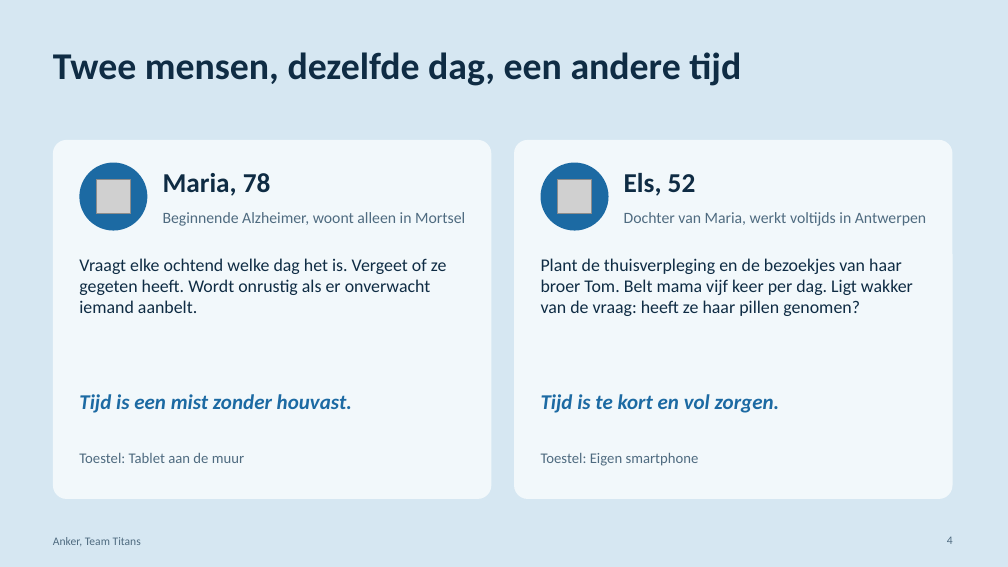
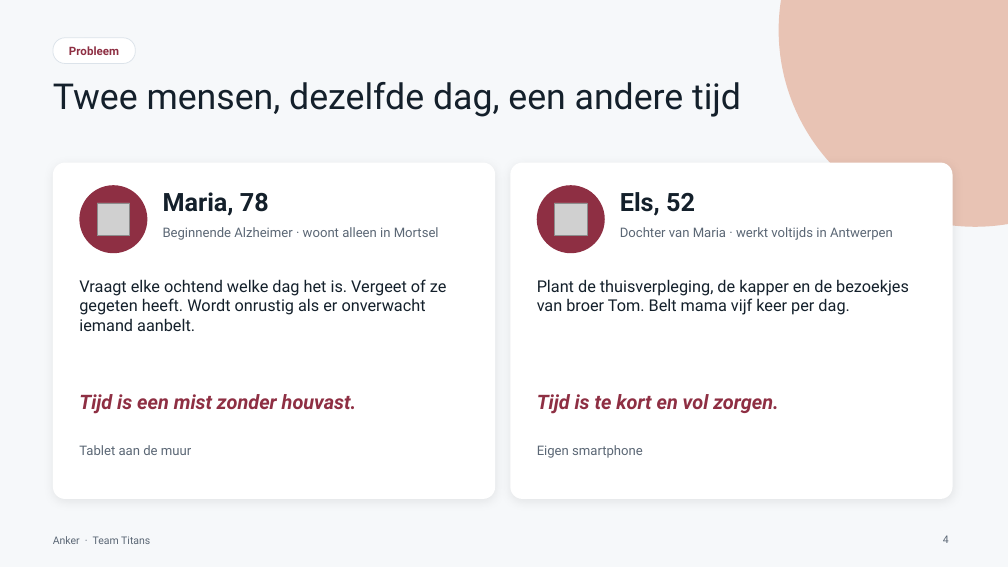
Before and after one commit to sergiuNE/Titans---Hack_The_Future, a slide deck: slide 4 of Documentation/Anker-pitch.pptx. Drawn at 1008x567 pixels with LibreOffice and Linux fonts; fonts in the diff are those of the drawing; grey boxes stand for pictures. Boxes give left, top, right and bottom in pixels: in the first picture for what was removed or moved away, otherwise in the second. Text is boxed around its words. In the diff, an @@ line names an element or a change of style, - is before the commit and + after.

```diff
--- a/Documentation/Anker-pitch.pptx
+++ b/Documentation/Anker-pitch.pptx
@@ background #D6E7F2 to #F6F8FA @@
@@ ellipse added at box(779, 0, 1008, 227), fill #E8C3B4 @@
@@ rounded rectangle added at box(53, 38, 135, 64), fill #FFFFFF, outline #DCE3EA 0.75 pt, 11 pt, text #8E2F43, bold @@
+Probleem
@@ title "Twee mensen, dezelfde dag, een ...": place and size @@
-title "Twee mensen, dezelfde dag, een ..." at box(53, 52, 741, 86)
+title "Twee mensen, dezelfde dag, een ..." at box(53, 82, 741, 117)
@@ title "Twee mensen, dezelfde dag, een ..." at box(53, 82, 741, 117): size 36 to 34 pt, font Calibri to Roboto, text colour #0F2C44 to #14202B, bold off @@
@@ rounded rectangle: place and size @@
-rounded rectangle at box(53, 140, 492, 499)
+rounded rectangle at box(53, 163, 495, 499)
@@ rounded rectangle at box(53, 163, 495, 499): fill #F2F8FB to #FFFFFF; shadow on; proportions changed @@
@@ rounded rectangle at box(510, 163, 953, 499): fill #F2F8FB to #FFFFFF; shadow on; proportions changed @@
@@ rounded rectangle: place and size @@
-rounded rectangle at box(514, 140, 953, 499)
+rounded rectangle at box(510, 163, 953, 499)
@@ ellipse: place and size @@
-ellipse at box(79, 163, 147, 231)
+ellipse at box(79, 185, 147, 253)
@@ ellipse at box(79, 185, 147, 253): fill #1C6AA3 to #8E2F43 @@
@@ picture: place and size @@
-picture at box(96, 180, 130, 214)
+picture at box(97, 203, 129, 235)
@@ text "Maria, 78" at box(163, 192, 269, 216): size 26 to 24 pt, font Calibri to Roboto, text colour #0F2C44 to #14202B; vertical alignment middle to top @@
@@ text "Maria, 78": place and size @@
-text "Maria, 78" at box(163, 173, 271, 196)
+text "Maria, 78" at box(163, 192, 269, 216)
@@ ellipse at box(537, 185, 605, 253): fill #1C6AA3 to #8E2F43 @@
@@ ellipse: place and size @@
-ellipse at box(541, 163, 609, 231)
+ellipse at box(537, 185, 605, 253)
@@ picture: place and size @@
-picture at box(558, 180, 592, 214)
+picture at box(554, 203, 587, 235)
@@ text "Els, 52": place and size @@
-text "Els, 52" at box(624, 173, 696, 196)
+text "Els, 52" at box(620, 192, 695, 216)
@@ text "Els, 52" at box(620, 192, 695, 216): size 26 to 24 pt, font Calibri to Roboto, text colour #0F2C44 to #14202B; vertical alignment middle to top @@
@@ text at box(163, 227, 439, 240): text changed; size 15 to 12.5 pt; font Calibri to Roboto; text colour #4F6B80 to #5B6775 @@
-Beginnende Alzheimer, woont alleen in Mortsel
+Beginnende Alzheimer · woont alleen in Mortsel
@@ text at box(620, 227, 893, 240): text changed; size 15 to 12.5 pt; font Calibri to Roboto; text colour #4F6B80 to #5B6775 @@
-Dochter van Maria, werkt voltijds in Antwerpen
+Dochter van Maria · werkt voltijds in Antwerpen
@@ text "Vraagt elke ochtend welke dag ...": place and size @@
-text "Vraagt elke ochtend welke dag ..." at box(79, 258, 447, 313)
+text "Vraagt elke ochtend welke dag ..." at box(79, 279, 447, 331)
@@ text "Vraagt elke ochtend welke dag ..." at box(79, 279, 447, 331): size 17 to 15.5 pt, font Calibri to Roboto, text colour #0F2C44 to #14202B @@
@@ text at box(537, 279, 909, 315): text changed; size 17 to 15.5 pt; font Calibri to Roboto; text colour #0F2C44 to #14202B @@
-Plant de thuisverpleging en de bezoekjes van haar broer Tom. Belt mama vijf keer per dag. Ligt wakker van de vraag: heeft ze haar pillen genomen?
+Plant de thuisverpleging, de kapper en de bezoekjes van broer Tom. Belt mama vijf keer per dag.
@@ text "Tijd is een mist zonder ..." at box(79, 394, 357, 414): size 20 to 19 pt, font Calibri to Roboto, text colour #1C6AA3 to #8E2F43; vertical alignment middle to top @@
@@ text "Tijd is te kort en ..." at box(537, 394, 778, 414): size 20 to 19 pt, font Calibri to Roboto, text colour #1C6AA3 to #8E2F43; vertical alignment middle to top @@
@@ text at box(79, 445, 191, 455): text changed; size 14 to 12.5 pt; font Calibri to Roboto; text colour #4F6B80 to #5B6775 @@
-Toestel: Tablet aan de muur
+Tablet aan de muur
@@ vertical alignment middle to top in 4 elements at box(620, 227, 893, 240), box(163, 227, 439, 240), box(79, 445, 191, 455), box(537, 445, 643, 458) @@
@@ text at box(537, 445, 643, 458): text changed; size 14 to 12.5 pt; font Calibri to Roboto; text colour #4F6B80 to #5B6775 @@
-Toestel: Eigen smartphone
+Eigen smartphone
@@ text at box(53, 536, 150, 544): text changed; size 11 to 10 pt; font Calibri to Roboto; text colour #4F6B80 to #5B6775 @@
-Anker, Team Titans
+Anker · Team Titans
@@ page number at box(943, 535, 949, 543): size 11 to 10 pt, font Calibri to Roboto, text colour #4F6B80 to #5B6775 @@
```
Also in this commit, not shown: 10 other slides changed, 3 slides added, 1 slide removed, 12 other files.
